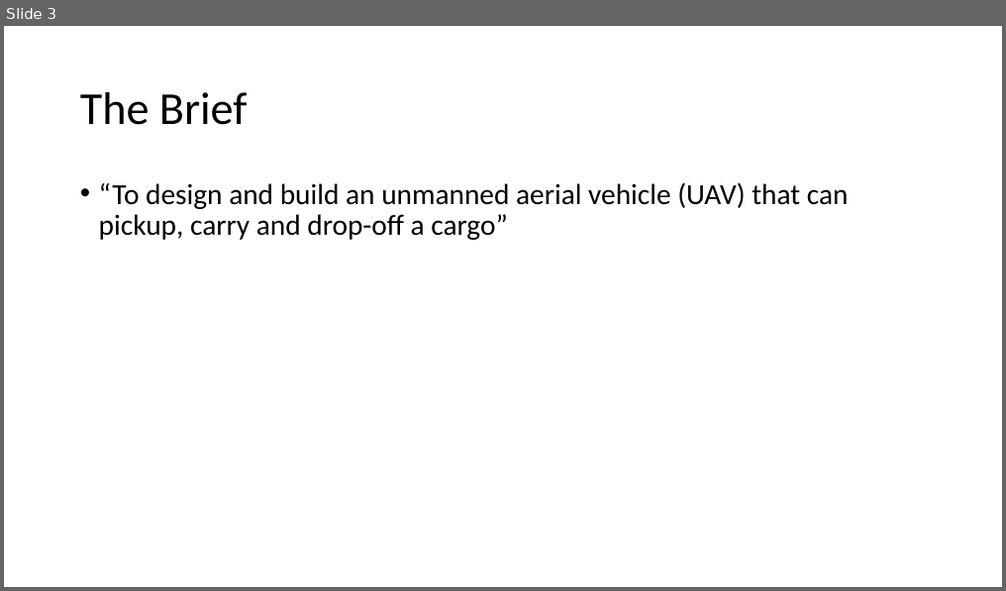
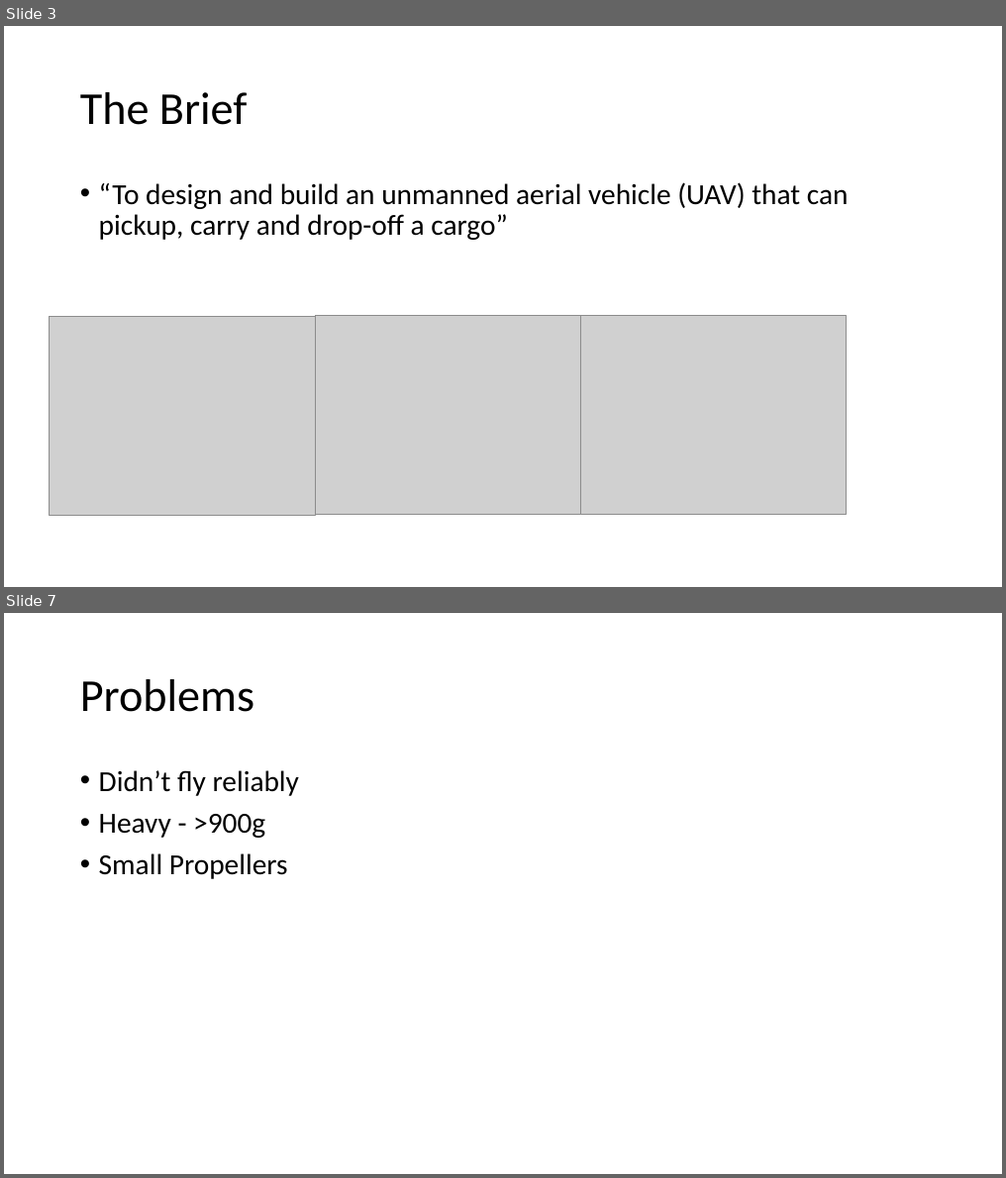
Before and after one commit to ibro-rox/D4-Ganges, a slide deck: Admin/presentation/Team_Ganges_Presentation.pptx. Shown one above the other, each under a label of ours: slide 3 before the commit, slides 3 and 7 after it; the slides between them are not shown. The pictures are 1006x591 and 1006x1178 pixels, drawn with LibreOffice and Linux fonts; fonts in the diff are those of the drawing; grey boxes stand for pictures. Boxes give left, top, right and bottom in pixels: in the first picture for what was removed or moved away, otherwise in the second. Text is boxed around its words. In the diff, an @@ line names an element or a change of style, - is before the commit and + after.

```diff
--- a/Admin/presentation/Team_Ganges_Presentation.pptx
+++ b/Admin/presentation/Team_Ganges_Presentation.pptx
@@ slide 7 added at <box>4,613,1002,1174</box>, background #FFFFFF @@
@@ title added at <box>80,679,254,712</box>, 44 pt, text #000000 @@
+Problems
@@ text added at <box>99,770,299,879</box>, 28 pt, text #000000 @@
+• Didn’t fly reliably
+• Heavy - >900g
+• Small Propellers
@@ slide 3 changed as well @@
@@ picture added at <box>49,316,316,516</box> @@
@@ picture added at <box>316,316,581,515</box> @@
@@ picture added at <box>581,316,846,515</box> @@
```
Also in this commit, not shown: 2 other slides changed, 4 other slides added.
